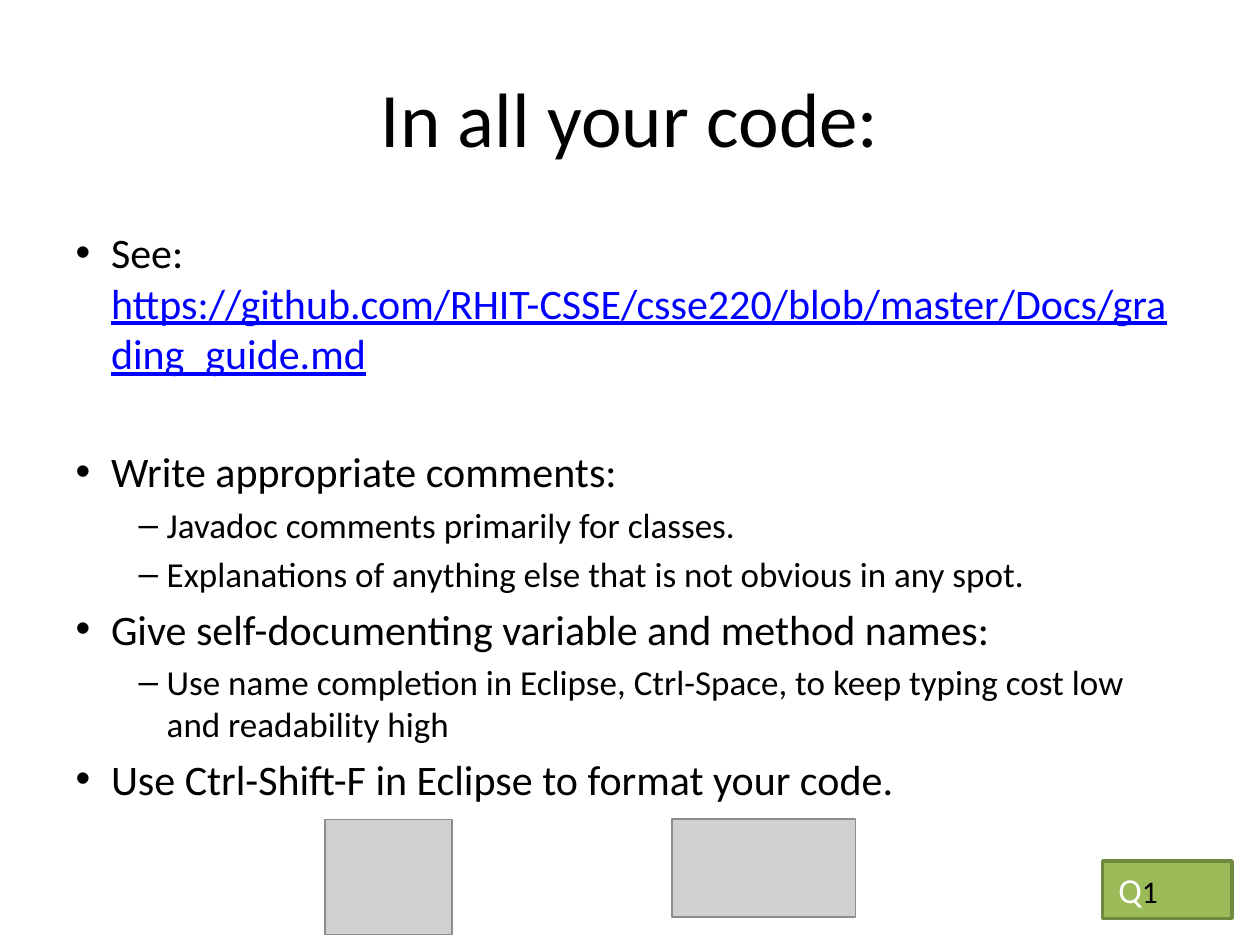
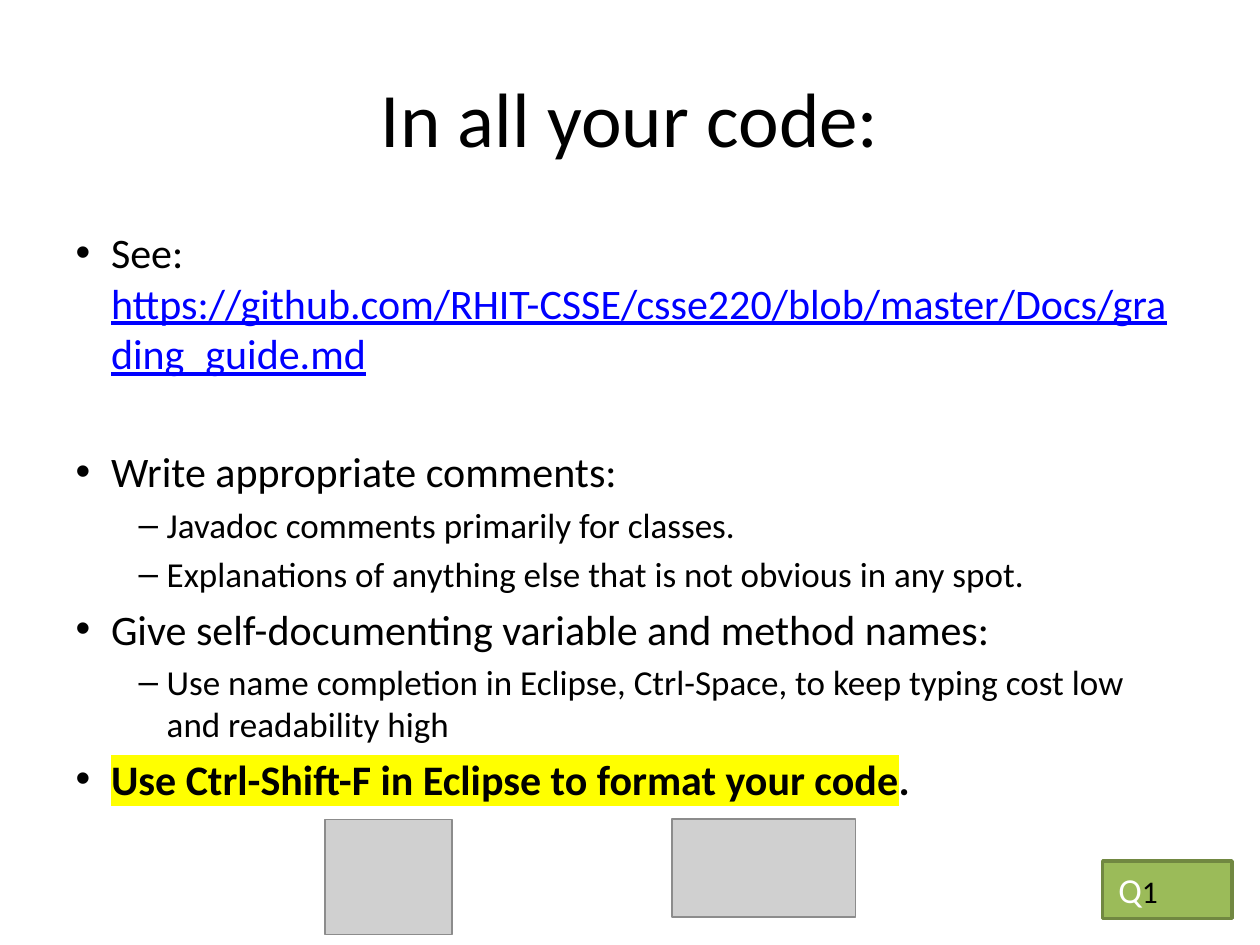
Before and after one commit to RHIT-CSSE/csse220, a slide deck: slide 8 of ClassMaterials/ObjectIntroAndMisc/Slides/ObjectIntroAndMisc.pptx. Drawn at 1260x945 pixels with LibreOffice and Linux fonts; fonts in the diff are those of the drawing; grey boxes stand for pictures. Boxes give left, top, right and bottom in pixels: in the first picture for what was removed or moved away, otherwise in the second. Text is boxed around its words. In the diff, an @@ line names an element or a change of style, - is before the commit and + after.

```diff
--- a/ClassMaterials/ObjectIntroAndMisc/Slides/ObjectIntroAndMisc.pptx
+++ b/ClassMaterials/ObjectIntroAndMisc/Slides/ObjectIntroAndMisc.pptx
@@ text at (111, 760, 909, 805): highlight none to #FFFF00, bold on in "Use Ctrl-Shift-F in Eclipse to format your ..." @@
```
Also in this commit, not shown: 1 other slide changed, 3 slides added, 1 slide removed.
